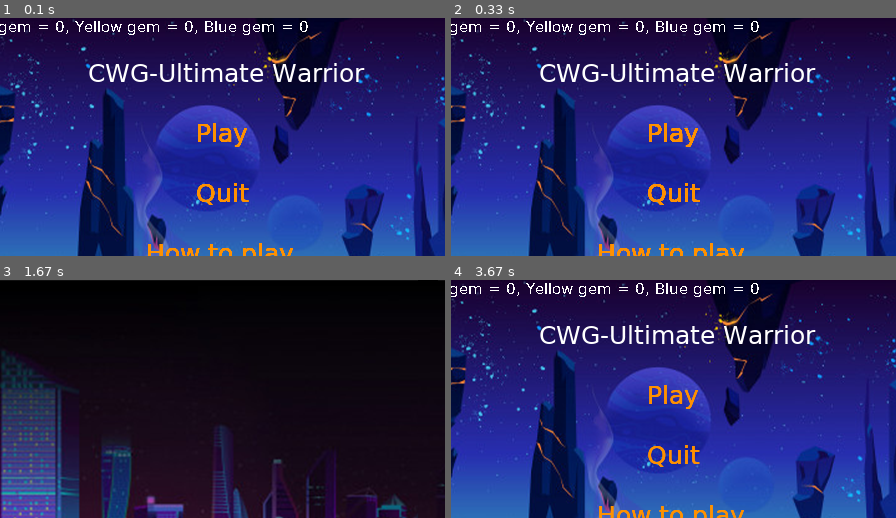
Above: before the commit, frames 1-4 (two rows, left to right).
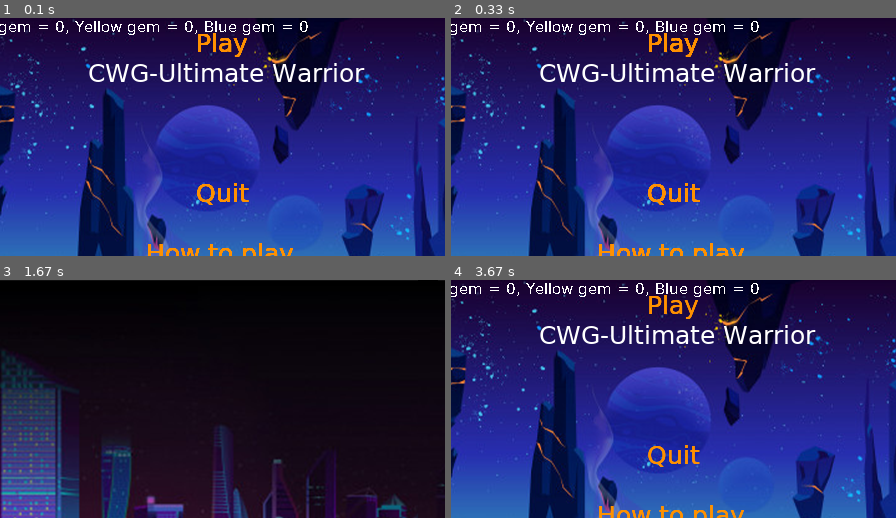
Above: after the commit, the same moments.

Repository: DFVC9914/COMP4008_Pygame_Project
Game: pygame game, started from Open.py
The game is run twice, just before and just after one commit, with the same random seed, the same clock (stepped at 60 frames per second) and the same inputs.
Inputs (mouse positions are % of the whole screen's width and height, from its top left):
- Up to frame 1 (0.1 s): no input
- Up to frame 2 (0.33 s): no input
- Up to frame 3 (1.67 s): press the mouse at (43, 49) at 0.37 s; move the mouse to (33, 44) at 0.47 s; release the mouse at (23, 39) at 0.6 s; press the mouse at (83, 81) at 0.7 s; move the mouse to (80, 67) at 0.8 s; release the mouse at (78, 53) at 0.93 s; press the mouse at (67, 36) at 1.03 s; move the mouse to (64, 32) at 1.13 s; release the mouse at (62, 28) at 1.27 s; hold Up from 1.33 s (still down)
- Up to frame 4 (3.67 s): release Up at 1.8 s; press the mouse at (57, 79) at 1.87 s; move the mouse to (36, 67) at 1.97 s; release the mouse at (14, 55) at 2.1 s; press the mouse at (21, 36) at 2.2 s; move the mouse to (23, 49) at 2.3 s; release the mouse at (25, 63) at 2.43 s; hold Up 2.5-2.87 s; press the mouse at (55, 67) at 2.93 s; move the mouse to (34, 57) at 3.03 s; release the mouse at (12, 47) at 3.17 s; press the mouse at (43, 38) at 3.27 s; move the mouse to (55, 52) at 3.37 s; release the mouse at (68, 66) at 3.5 s; press the mouse at (5, 82) at 3.6 s
The pictures show only the part of the screen within x 18-68%, y 0-50%; the shares and areas given below are measured in that part.

The runs differ from the first frame. In frame 1, 0.8% of the frame differs, in the area x 44-56%, y 6-55%; in frame 2, 0.8%; in frame 3, nothing differs; in frame 4, 0.8%.

Commit message:
comments

Diff:
--- a/How_to_play.py
+++ b/How_to_play.py
@@ -32,7 +32,7 @@
     screen.blit(background, (0,0))
     pygame.mixer.music.load('Sounds/Button_Click.mp3')
 
-    play_button = Start_Screen.Button('Play Game', Orange, b1x, b1y)
+    play_button = Start_Screen.Button('Play Game', Orange, b1x, b1y)           # call Button function
     back_button = Start_Screen.Button('Back', Orange, b2x, b2y)
     play_button.display()
     back_button.display()
@@ -41,9 +41,9 @@
     while True:
         if not (play_button.check_click(pygame.mouse.get_pos()) or\
                 back_button.check_click(pygame.mouse.get_pos())):
-            pygame.mixer.music.play()
+            pygame.mixer.music.play()                                          # when mouse is moving on the buttons, play the click sound
 
-        if play_button.check_click(pygame.mouse.get_pos()):
+        if play_button.check_click(pygame.mouse.get_pos()):                    # when mouse is moving on the buttons, change button colors
             play_button = Start_Screen.Button('Play Game', Blue, b1x, b1y)
         else:
             play_button = Start_Screen.Button('Play Game', Orange, b1x, b1y)
--- a/Start_Screen.py
+++ b/Start_Screen.py
@@ -7,60 +7,60 @@
 @author: CHAO CUI, HAO WU, NANDI GUO
 """
 
-pygame.init()
-Width,Height = (780,366)
-Orange = (255,145,0)
+pygame.init()                                                                  # pygame initialization
+Width,Height = (780,366)                                                       # window size
+Orange = (255,145,0)                                                           # Button colors, RGB
 White = (255,255,255)
 Blue = (0,238,255)
 
-pygame.display.set_caption("Start Screen")
+pygame.display.set_caption("Start Screen")                                     # window title, images of several windows, font
 background = pygame.image.load("Images/Backgrounds/Start1_Background.png")
 how_to_play = pygame.image.load("Images/Backgrounds/how.png")
 font = pygame.font.SysFont("Verdana",25)
-bgm_sound = pygame.mixer.Sound("Sounds/Start_Bgm.mp3")
+bgm_sound = pygame.mixer.Sound("Sounds/Start_Bgm.mp3")                         # Starting_Screen Bgm loaded
 
-class Button():
+class Button():                                                                # Button class, **kwargs ready to receive more parameters
     def __init__(self, text, color, x=None, y=None, **kwargs):
-        self.surf = font.render(text, True, color)
+        self.surf = font.render(text, True, color)                             # Button width,height
         self.WIDTH = self.surf.get_width()
         self.HEIGHT = self.surf.get_height()
-        self.x = x
+        self.x = x                                                             # (x,y) is coodinate of button
         self.y = y
 
     def display(self):
     	screen.blit(self.surf, (self.x, self.y))
 
-    def check_click(self, position):
-        x_match = position[0] > self.x and position[0] < self.x + self.WIDTH
-        y_match = position[1] > self.y and position[1] < self.y + self.HEIGHT
+    def check_click(self, position):                                           # if coordinate of mouse is in the range of button
+        x_match = position[0] > self.x and position[0] < self.x + self.WIDTH   # left x, mouse ,right x
+        y_match = position[1] > self.y and position[1] < self.y + self.HEIGHT  # up y, mouse ,down y
 
-        if (x_match) and (y_match):
+        if (x_match) and (y_match):                                            # check if in
             return True
         else:
             return False
 
-def Show(screen,Text,x,y) :
+def Show(screen,Text,x,y) :                                                    # display and font
     score_font = pygame.font.SysFont("Verdana",15)
     surf = score_font.render(Text,False,(255,255,255))
     screen.blit(surf,(x,y))
 
-def Firstscreen():
+def Firstscreen():                                                             # the first window display function
     bgm_sound.play()
     global screen
     screen = pygame.display.set_mode((Width, Height))
-    b1x,b1y=360,100
+    b1x,b1y=360,10                                                             # Buttons coordinates
     b2x,b2y=360,160
     b3x,b3y=310,220
     screen.blit(background, (0,0))
     pygame.mixer.music.load('Sounds/Button_Click.mp3')
     title = font.render('CWG-Ultimate Warrior', True, White)
     screen.blit(title, (Width//2 - title.get_width()//2, 40))
-    play_button = Button('Play', Orange, b1x, b1y)
+    play_button = Button('Play', Orange, b1x, b1y)                             # buttons text and original color, coordinates
     exit_button = Button('Quit', Orange, b2x, b2y)
     introduction_button = Button('How to play', Orange, b3x, b3y)
     play_button.display()
     exit_button.display()
-    introduction_button.display()
+    introduction_button.display()                                              #  display button
 
 
     Show(screen," Creators: CHAO CUI, NANDI GUO, HAO WU          \                                                        \
@@ -71,9 +71,9 @@
         if not (play_button.check_click(pygame.mouse.get_pos()) or\
             exit_button.check_click(pygame.mouse.get_pos()) or\
             introduction_button.check_click(pygame.mouse.get_pos())):
-                pygame.mixer.music.play()
+                pygame.mixer.music.play()                                      # when mouse is moving on the buttons, play the click sound
 
-        if play_button.check_click(pygame.mouse.get_pos()):
+        if play_button.check_click(pygame.mouse.get_pos()):                    # when mouse is moving on the buttons, change the colors of button
             play_button = Button('Play', Blue, b1x, b1y)
         else:
             play_button = Button('Play', Orange, b1x, b1y)
@@ -88,31 +88,31 @@
         else:
             introduction_button = Button('How to play', Orange, b3x, b3y)
 
-        play_button.display()
+        play_button.display()                                                  # refresh display
         exit_button.display()
         introduction_button.display()
         pygame.display.update()
 
-        for event in pygame.event.get():
+        for event in pygame.event.get():                                       # Quit the game
             if event.type == pygame.QUIT:
                 pygame.quit()
                 os._exit(0)
 
         if pygame.mouse.get_pressed()[0]:
-            if play_button.check_click(pygame.mouse.get_pos()):
+            if play_button.check_click(pygame.mouse.get_pos()):                #click play, stop current bgm, go to modes screen
                 bgm_sound.stop()
                 Game_Modes.Modes_Screen()
                 pygame.quit()
                 os._exit(0)
                 break
 
-            if exit_button.check_click(pygame.mouse.get_pos()):
+            if exit_button.check_click(pygame.mouse.get_pos()):                #click quit, quit the game
                 bgm_sound.stop()
                 pygame.quit()
                 os._exit(0)
                 break
 
-            if introduction_button.check_click(pygame.mouse.get_pos()):
+            if introduction_button.check_click(pygame.mouse.get_pos()):        #click how to play, stop current bgm, go to how_to_play screen
                 bgm_sound.stop()
                 How_to_play.How_screen()
                 os._exit(0)
